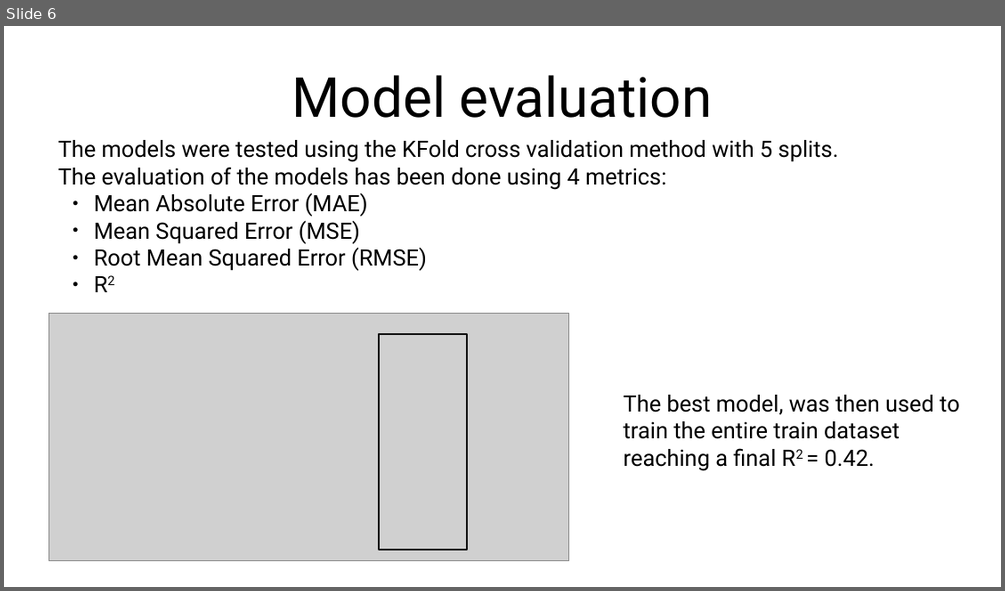
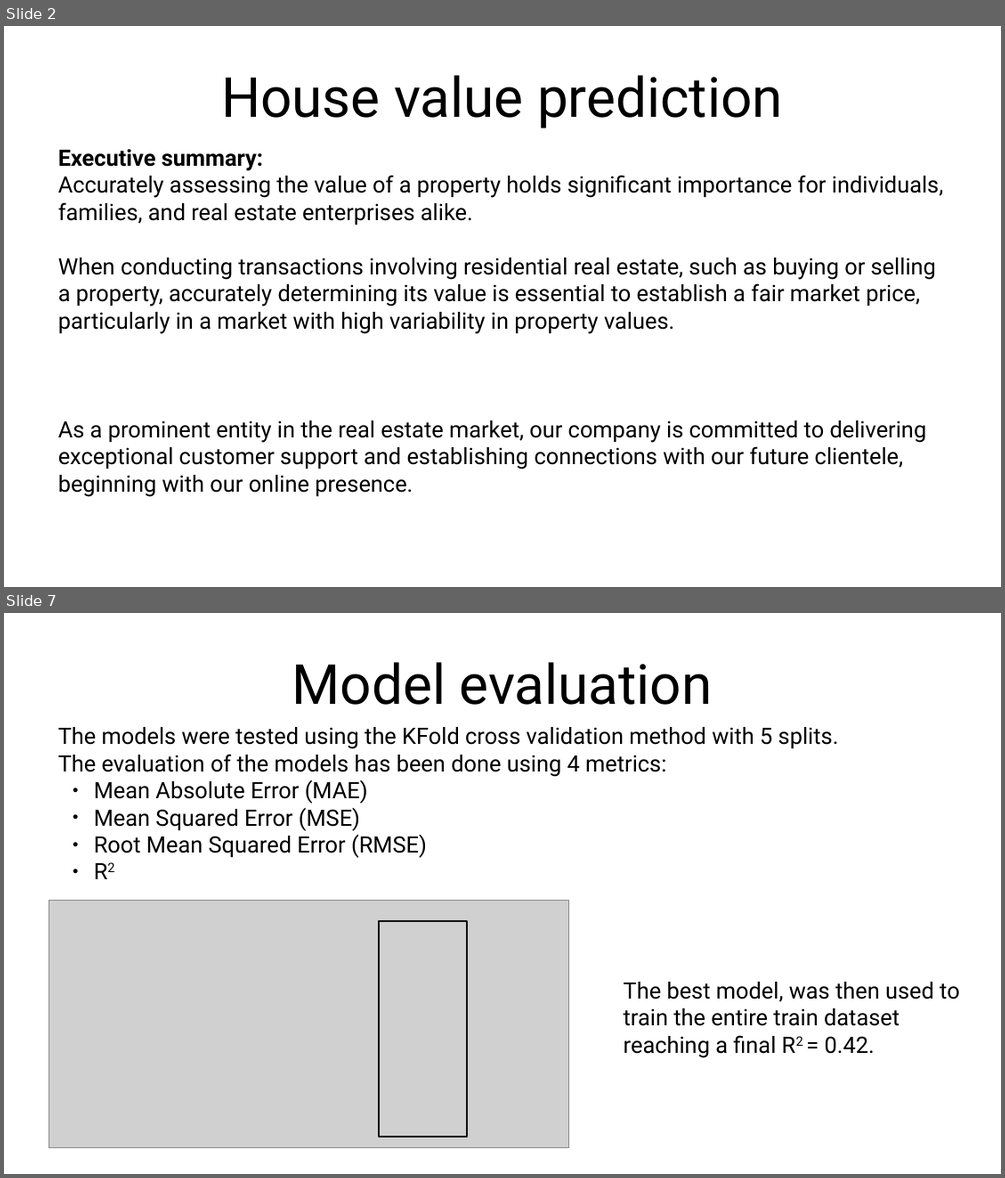
Before and after one commit to abourang/Zillow, a slide deck: presentation/Presentation.odp. Shown one above the other, each under a label of ours: slide 6 before the commit, slides 2 and 7 after it; the slides between them are not shown. The pictures are 1005x591 and 1005x1178 pixels, drawn with LibreOffice and Linux fonts; fonts in the diff are those of the drawing; grey boxes stand for pictures. Boxes give left, top, right and bottom in pixels: in the first picture for what was removed or moved away, otherwise in the second. Text is boxed around its words. In the diff, an @@ line names an element or a change of style, - is before the commit and + after.

```diff
--- a/presentation/Presentation.odp
+++ b/presentation/Presentation.odp
@@ slide 2 added at (4, 26, 1001, 587), background #FFFFFF @@
@@ title added at (221, 75, 783, 128), 44 pt, text #000000 @@
+House value prediction
@@ text added at (58, 149, 943, 497), 18 pt, text #000000 @@
+Executive summary:
+Accurately assessing the value of a property holds significant importance for individuals, families, and real estate enterprises alike.
+When conducting transactions involving residential real estate, such as buying or selling a property, accurately determining its value is essential to establish a fair market price, particularly in a market with high variability in property values.
+As a prominent entity in the real estate market, our company is committed to delivering exceptional customer support and establishing connections with our future clientele, beginning with our online presence.
@@ what was slide 6 is now slide 7 @@
```
Also in this commit, not shown: 6 slides changed, 3 other files.
